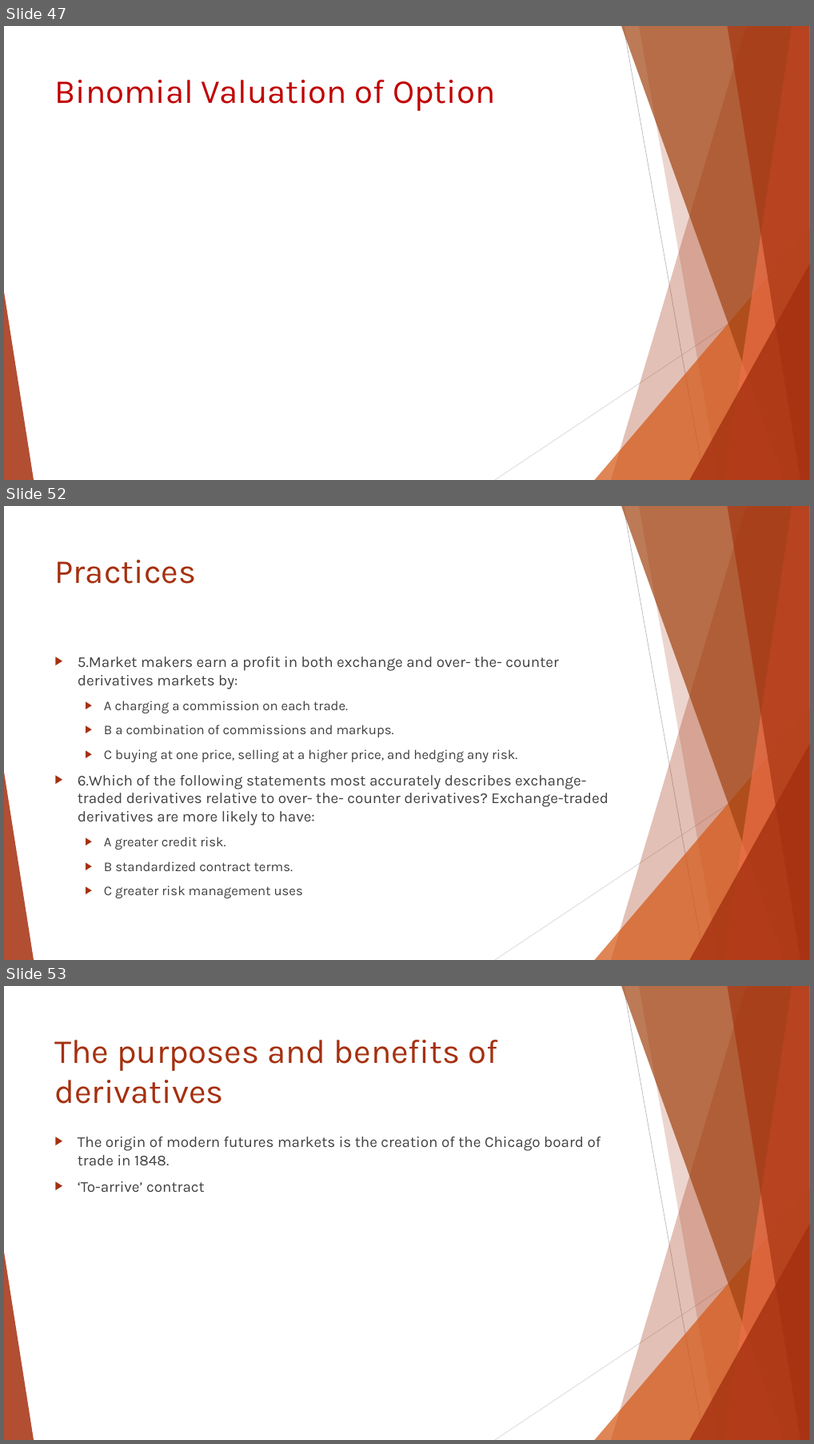
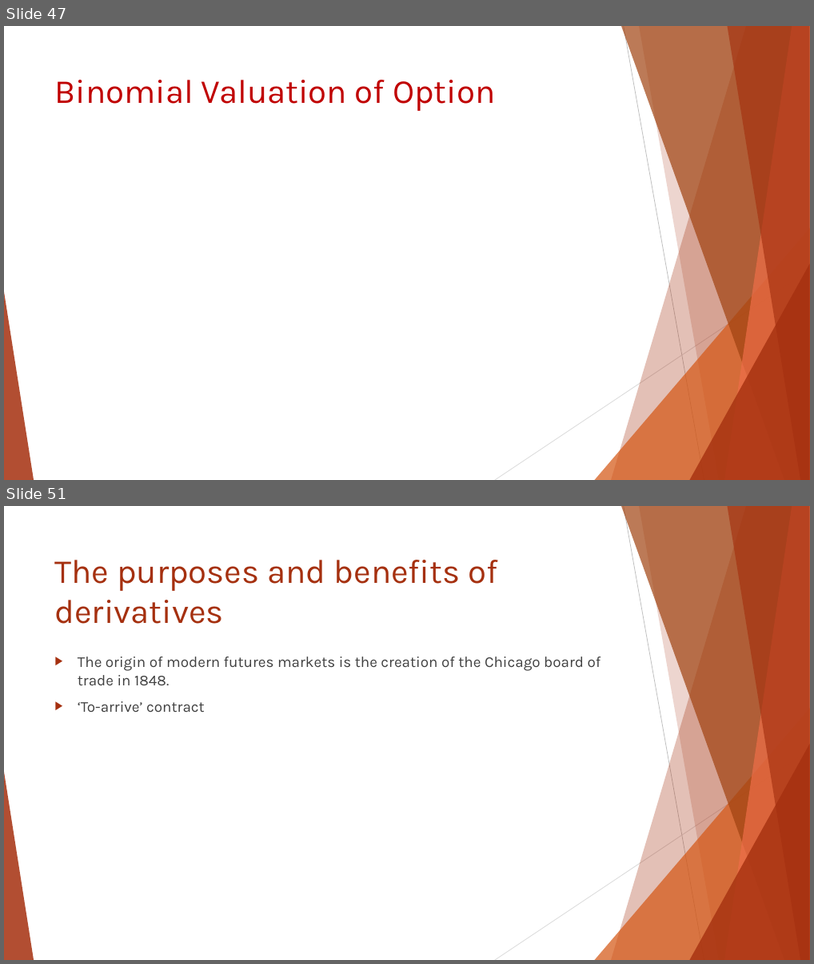
Before and after one commit to Isco0530/data, a slide deck: Reading 46.pptx. Shown one above the other, each under a label of ours: slides 47, 52 and 53 before the commit, slides 47 and 51 after it; the slides between them are not shown. The pictures are 814x1444 and 814x964 pixels, drawn with LibreOffice and Linux fonts; fonts in the diff are those of the drawing; grey boxes stand for pictures. Boxes give left, top, right and bottom in pixels: in the first picture for what was removed or moved away, otherwise in the second. Text is boxed around its words. In the diff, an @@ line names an element or a change of style, - is before the commit and + after.

```diff
--- a/Reading 46.pptx
+++ b/Reading 46.pptx
@@ slide 52 removed at bbox=[4, 506, 810, 960], background #FFFFFF; not listed: 10 template elements that a slide beside it also shows @@
@@ title removed at bbox=[55, 560, 197, 584] @@
-Practices
@@ text removed at bbox=[78, 656, 609, 898] @@
-▶ 5.Market makers earn a profit in both exchange and over- the- counter derivatives markets by:
-  ▶ A charging a commission on each trade.
-  ▶ B a combination of commissions and markups.
-  ▶ C buying at one price, selling at a higher price, and hedging any risk.
-▶ 6.Which of the following statements most accurately describes exchange-traded derivatives relative to over- the- counter derivatives? Exchange-traded derivatives are more likely to have:
-  ▶ A greater credit risk.
-  ▶ B standardized contract terms.
-  ▶ C greater risk management uses
@@ what was slide 53 is now slide 51 @@
```
Also in this commit, not shown: 3 slides changed, 1 other slide removed.
